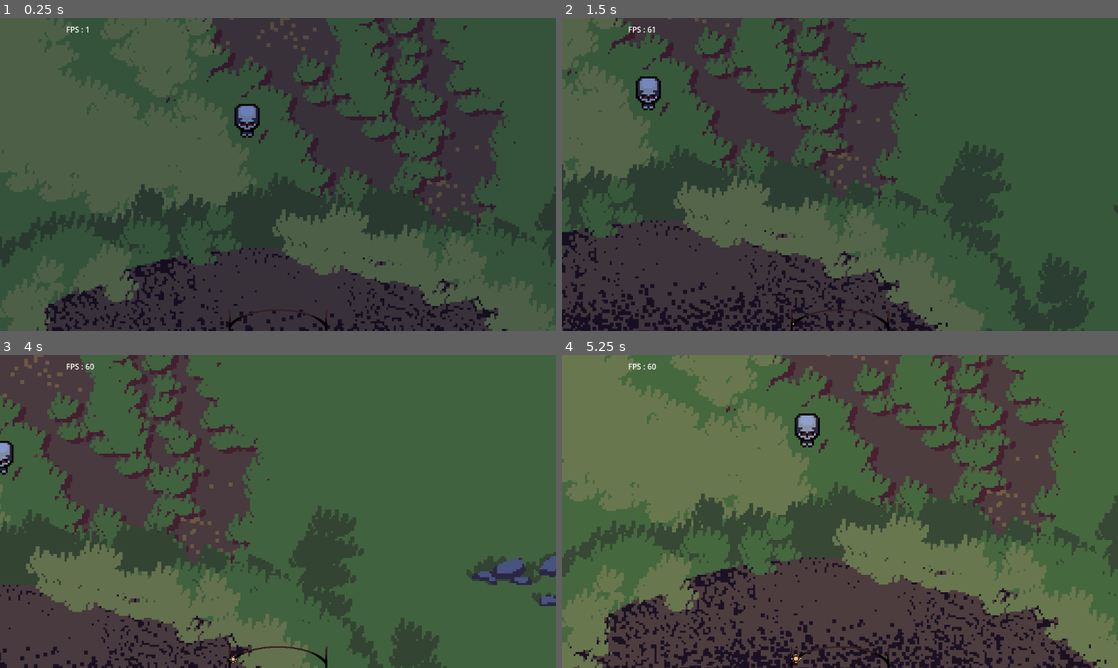
Above: before the commit, frames 1-4 (two rows, left to right).
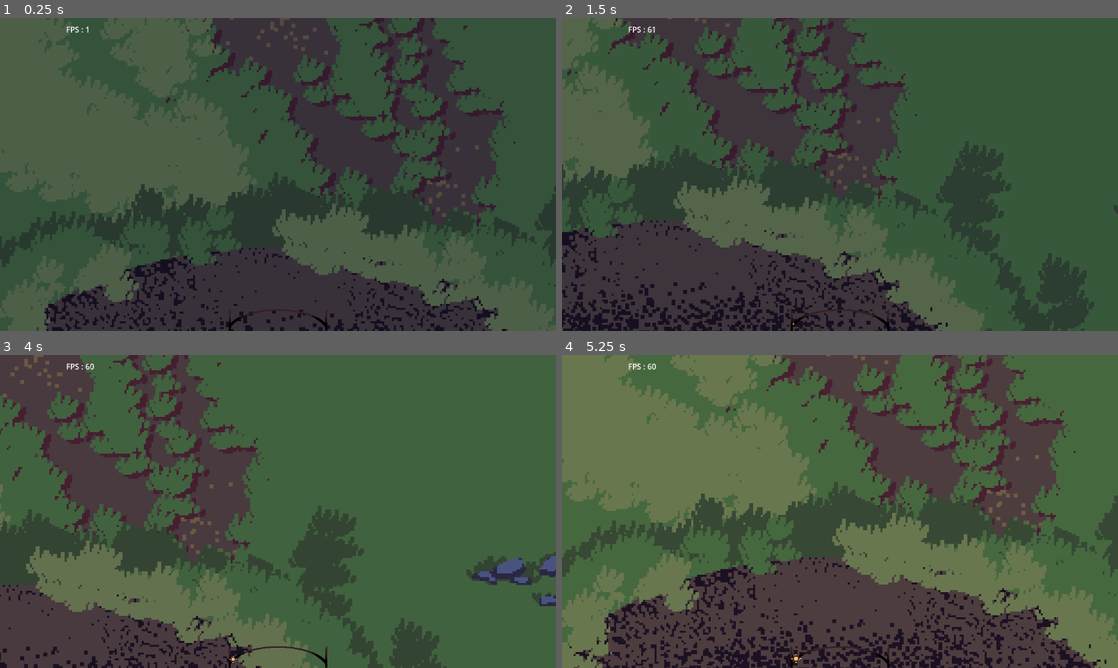
Above: after the commit, the same moments.

Repository: Senjia12/Gamejam2
Game: Godot game, scene res://Level/main.tscn
Two runs of this game, one before a commit and one after it. Both use one fixed random seed, a clock stepped at 60 frames per second and the inputs below.
Inputs (mouse positions are in pixels of both pictures, inside the frame that each line leads up to):
- Up to frame 1 (0.25 s): no input
- Up to frame 2 (1.5 s): tap Enter at 0.5 s; move the mouse to (962, 158) at 0.52 s; hold D (right) 0.53-1.28 s; tap Q (attack) at 0.6 s; click (962, 158) at 0.67 s; move the mouse to (728, 190) at 1.27 s; hold S (down) from 1.28 s (still down); right-click (728, 190) at 1.35 s
- Up to frame 3 (4 s): move the mouse to (333, 442) at 2.02 s; release S (down) at 2.03 s; hold D (right) 2.03-2.78 s; click (333, 442) at 2.1 s; move the mouse to (250, 574) at 2.77 s; hold W (up) 2.78-3.53 s; tap F (control_spell) at 2.85 s; click (250, 574) at 2.92 s; move the mouse to (444, 558) at 3.52 s; hold A (left) from 3.53 s (still down); tap E (defensive_spell) at 3.6 s
- Up to frame 4 (5.25 s): move the mouse to (673, 464) at 4.27 s; tap C (offensive_spell) at 4.35 s; move the mouse to (867, 511) at 5.02 s; release A (left) at 5.03 s; hold S (down) from 5.03 s (still down); tap Shift (shift) at 5.1 s; click (867, 511) at 5.17 s

The runs differ from the first frame. In frame 1, 0.4% of the frame differs, in the area x 42-47%, y 27-39%; in frame 2, 0.4%; in frame 3, 0.2%; in frame 4, 0.4%.

Commit message:
+ église

Diff:
--- /dev/null
+++ b/coincoin/Level/Village/maison scène/église.tscn
@@ -0,0 +1,15 @@
+[gd_scene load_steps=2 format=3 uid="uid://bgeok2gruppvx"]
+
+[ext_resource type="Texture2D" uid="uid://ckyyqc41i32tj" path="res://Level/Village/Maison/image (5).png" id="1_n061v"]
+
+[node name="Sprite2D" type="Sprite2D"]
+texture = ExtResource("1_n061v")
+offset = Vector2(0, -92)
+
+[node name="StaticBody2D" type="StaticBody2D" parent="."]
+
+[node name="CollisionPolygon2D" type="CollisionPolygon2D" parent="StaticBody2D"]
+polygon = PackedVector2Array(-68, 0, 6, 0, 6, 11, 16, 11, 16, 0, 39, 0, 39, 11, 49, 11, 49, 0, 59, 0, 59, -77, -68, -77)
+
+[node name="NavigationObstacle2D" type="NavigationObstacle2D" parent="."]
+vertices = PackedVector2Array(-74, -81, -74, 4, 0, 4, 0, 16, 68, 16, 68, -81)
--- a/coincoin/Level/Village/village.gd
+++ b/coincoin/Level/Village/village.gd
@@ -7,7 +7,7 @@
 var decalage := 64
 
 const MAISON = [preload("res://Level/Village/maison scène/maison.tscn"),preload("res://Level/Village/maison scène/maiso …(181 unchanged characters)…
-
+const _GLISE = preload("res://Level/Village/maison scène/église.tscn")
 var house_number := 0
 
 func _ready() -> void:
@@ -19,9 +19,15 @@
 		for y in difficulty:
 			var next_pos := (Vector2(x - (difficulty / 2),y - (difficulty / 2)) * 200) + Vector2(randi()%(decalage * 2 + 1) - decalage,randi()%(decalage * 2 + 1) - decalage)
 			if randi()%int(Vector2.ZERO.distance_to(next_pos)) < difficulty * 50 or house_number < 5:
-				var maison = MAISON[randi()%MAISON.size()].instantiate()
-				maison.global_position = next_pos + global_position
-				add_child(maison)
+
+				if house_number == 4:
+					var glise = _GLISE.instantiate()
+					glise.global_position = next_pos + global_position
+					add_child(glise)
+				else:
+					var maison = MAISON[randi()%MAISON.size()].instantiate()
+					maison.global_position = next_pos + global_position
+					add_child(maison)
 				house_number += 1
 
 
--- a/coincoin/Level/main.tscn
+++ b/coincoin/Level/main.tscn
@@ -6,7 +6,6 @@
 [ext_resource type="Texture2D" uid="uid://b1h1ll51wx2ra" path="res://Level/Décor/fosse/fosse 0.png" id="5_38220"]
 [ext_resource type="Script" path="res://Level/fosse_a_squellette.gd" id="6_7g847"]
 [ext_resource type="Texture2D" uid="uid://dy183j5a4vt7v" path="res://Level/Décor/terrain/herbe.png" id="7_iuip1"]
-[ext_resource type="PackedScene" uid="uid://didgcpblaia4b" path="res://Unit/poti squellette/poti squellette.tscn" id="8_npqbc"]
 [ext_resource type="Script" path="res://Level/Décor/terrain generation.gd" id="8_qxubo"]
 [ext_resource type="Script" path="res://Level/day_night_cycle.gd" id="9_d34sj"]
 [ext_resource type="Script" path="res://UI/fps.gd" id="9_wtiph"]
@@ -506,9 +505,6 @@
 one_shot = true
 autostart = true
 
-[node name="Squellette prefab" parent="Terrain/NavigationRegion2D" instance=ExtResource("8_npqbc")]
-position = Vector2(-16, -156)
-
 [node name="ysort" type="Node2D" parent="."]
 y_sort_enabled = true
 
Binary file added: coincoin/Level/Village/Maison/image (5).png
Not shown, added: coincoin/Level/Village/Maison/image (5).png.import
Not shown: 1 places in coincoin/Level/main.tscn that only renumber resources
